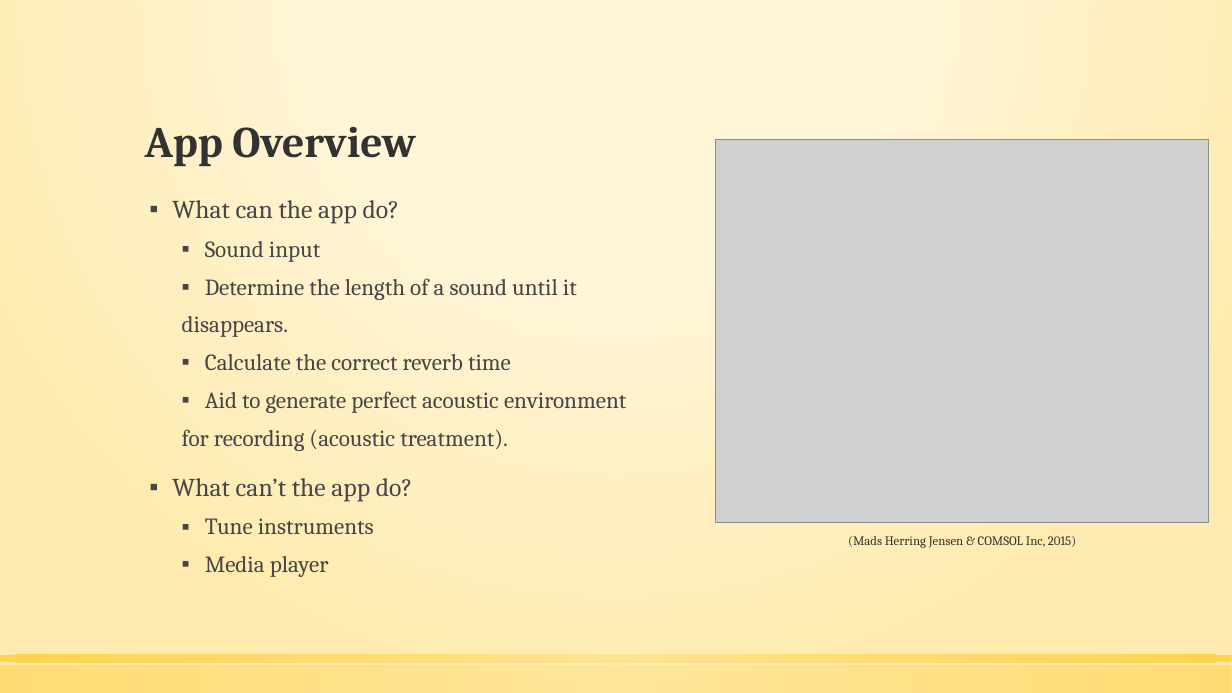
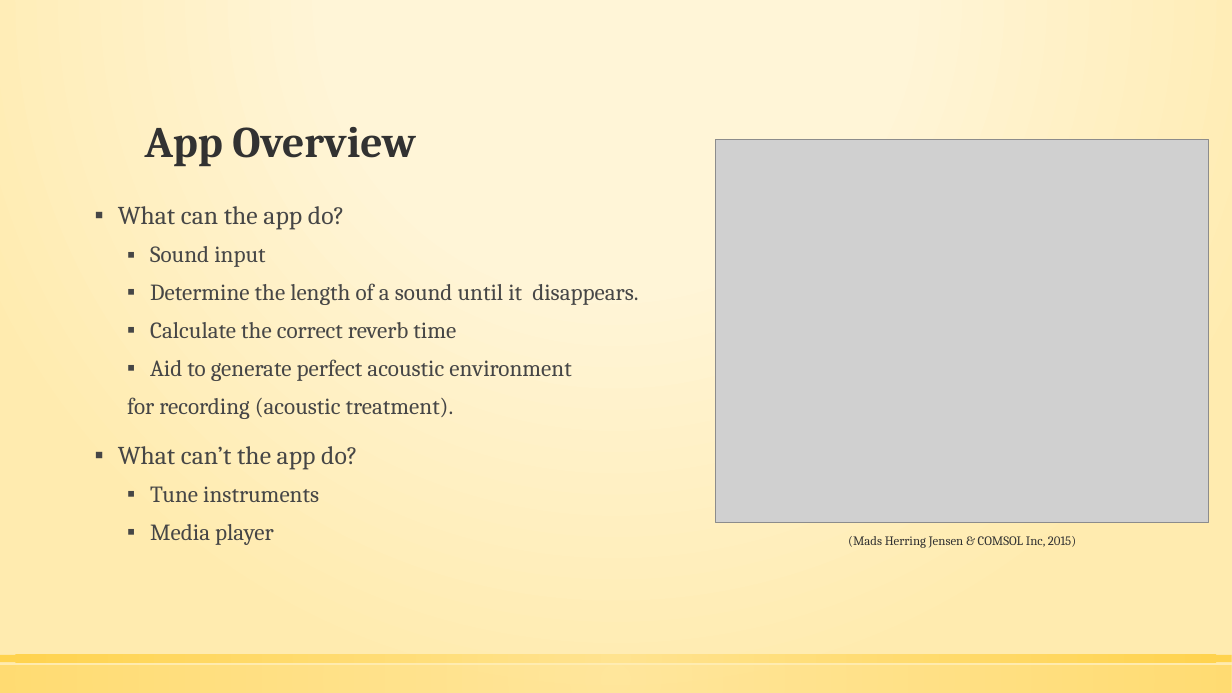
Before and after one commit to CedricVz/AAA, a slide deck: slide 3 of PowerPoint presentation.pptx. Drawn at 1232x693 pixels with LibreOffice and Linux fonts; fonts in the diff are those of the drawing; grey boxes stand for pictures. Boxes give left, top, right and bottom in pixels: in the first picture for what was removed or moved away, otherwise in the second. Text is boxed around its words. In the diff, an @@ line names an element or a change of style, - is before the commit and + after.

```diff
--- a/PowerPoint presentation.pptx
+++ b/PowerPoint presentation.pptx
@@ text "What can the app do?": place and size @@
-text "What can the app do?" at (172,200,626,577)
+text "What can the app do?" at (118,206,638,545)
@@ text at (150,283,638,305): text changed @@
-  ▪ Determine the length of a sound until it
-  disappears.
+  ▪ Determine the length of a sound until it disappears.
```
Also in this commit, not shown: 1 other slide changed, 1 slide added, 1 other file.
